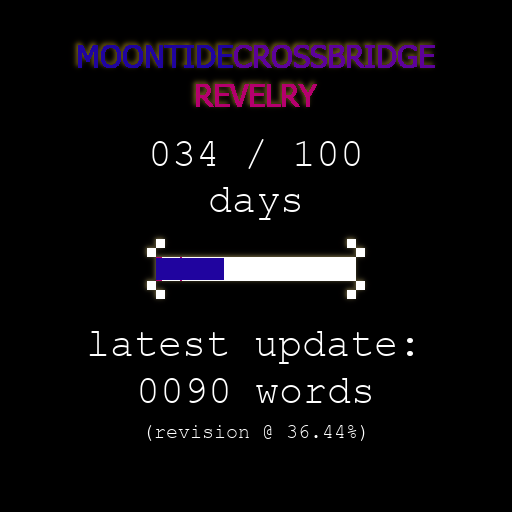
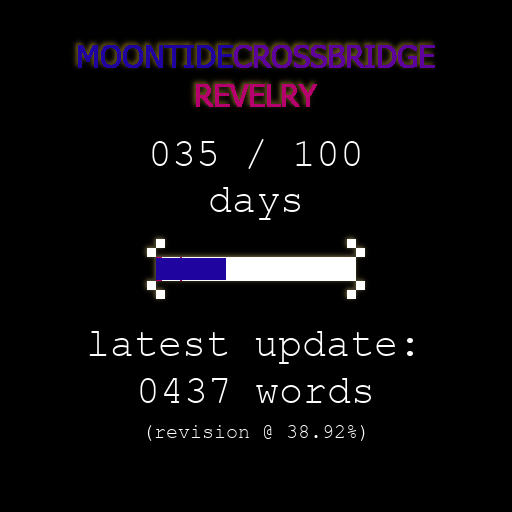
Revision of a layered w=512, h=512 image; what changed, layer by layer:
painted on "progress bar" over [224, 258, 226, 280]
renamed "(revision @ 36.44%)" to "(revision @ 38.92%)", painted on it over [300, 425, 344, 438]
painted on "XXX / 100" over [199, 141, 216, 166]
painted on "0000" over [164, 378, 228, 403]
